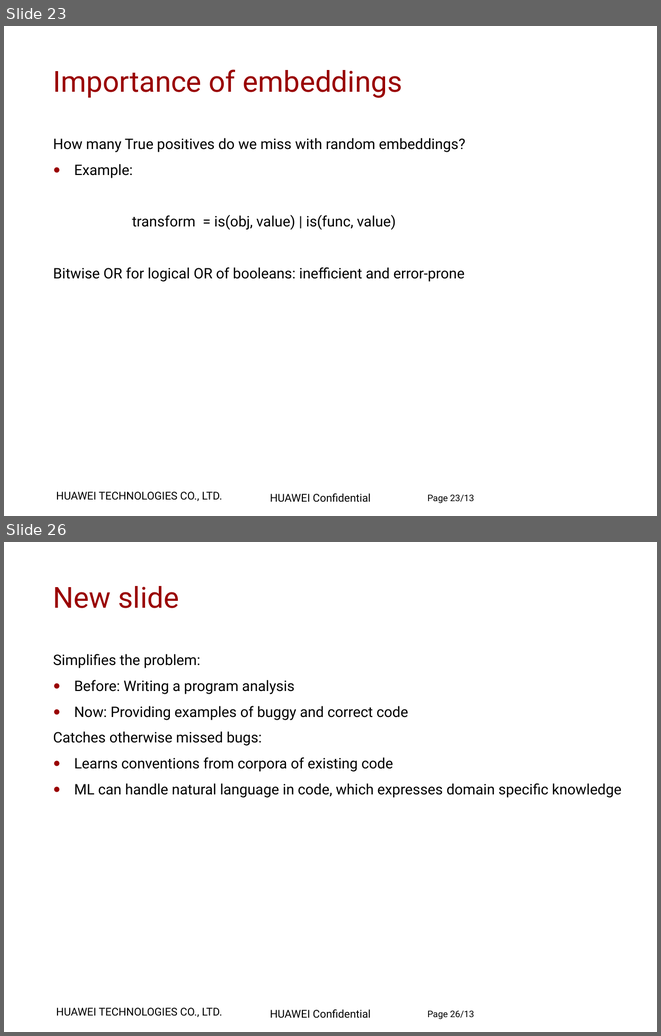
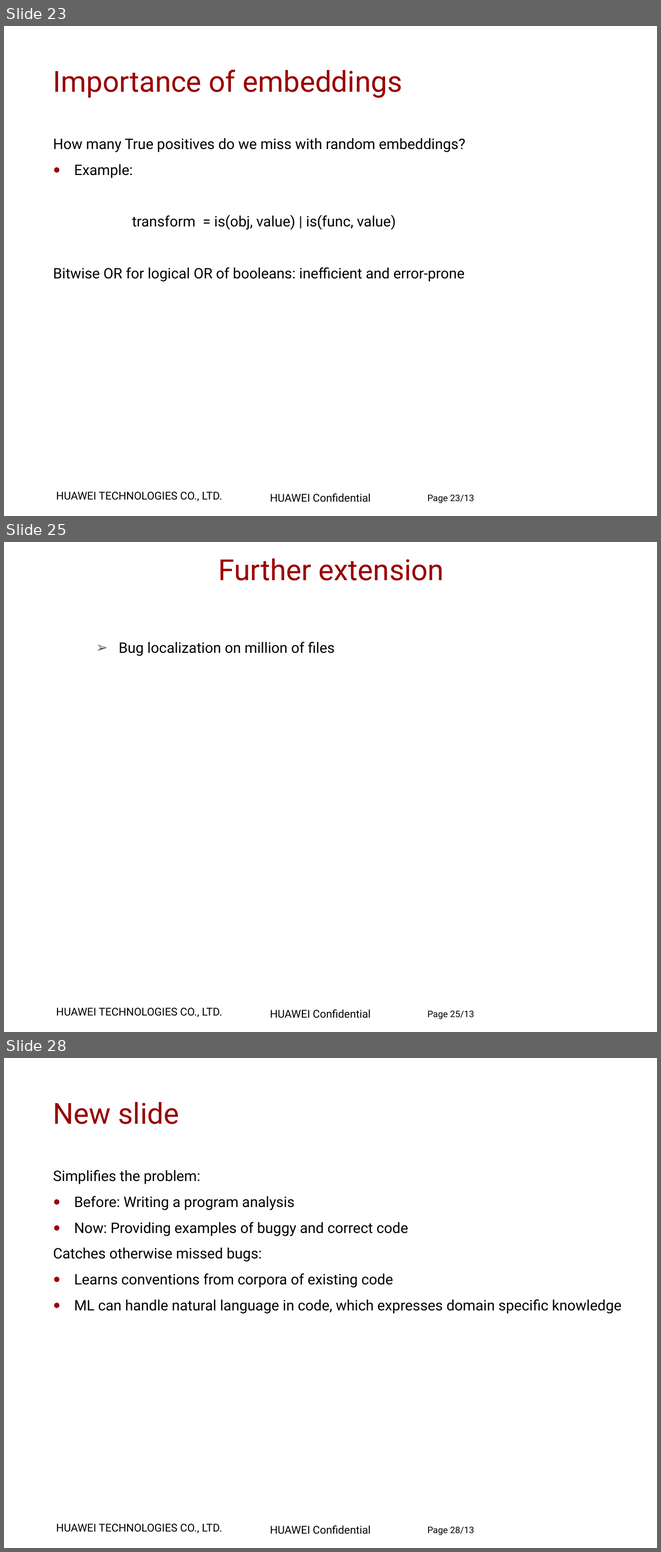
Before and after one commit to zuoqin/DeepBugs, a slide deck: materials/Project Presentation.pptx. Shown one above the other, each under a label of ours: slides 23 and 26 before the commit, slides 23, 25 and 28 after it; the slides between them are not shown. The pictures are 661x1036 and 661x1552 pixels, drawn with LibreOffice and Linux fonts; fonts in the diff are those of the drawing; background and template pictures are left out. Boxes give left, top, right and bottom in pixels: in the first picture for what was removed or moved away, otherwise in the second. Text is boxed around its words. In the diff, an @@ line names an element or a change of style, - is before the commit and + after.

```diff
--- a/materials/Project Presentation.pptx
+++ b/materials/Project Presentation.pptx
@@ slide 25 added at <box>4,542,657,1032</box>, background #FFFFFF; not listed: 2 template elements that a slide beside it also shows @@
@@ title added at <box>219,558,444,581</box>, 32 pt, text #990000 @@
+Further extension
@@ text added at <box>118,642,335,656</box>, 16 pt, text #000000 @@
+  ➢ Bug localization on million of files
@@ page number added at <box>427,1010,474,1019</box>, 10 pt, text #000000 @@
+Page 25/13
@@ what was slide 26 is now slide 28 @@
@@ page number at <box>427,1526,474,1535</box>: text changed @@
-Page 26/13
+Page 28/13
```
Also in this commit, not shown: 1 slide changed, 1 other slide added, 1 other file.
